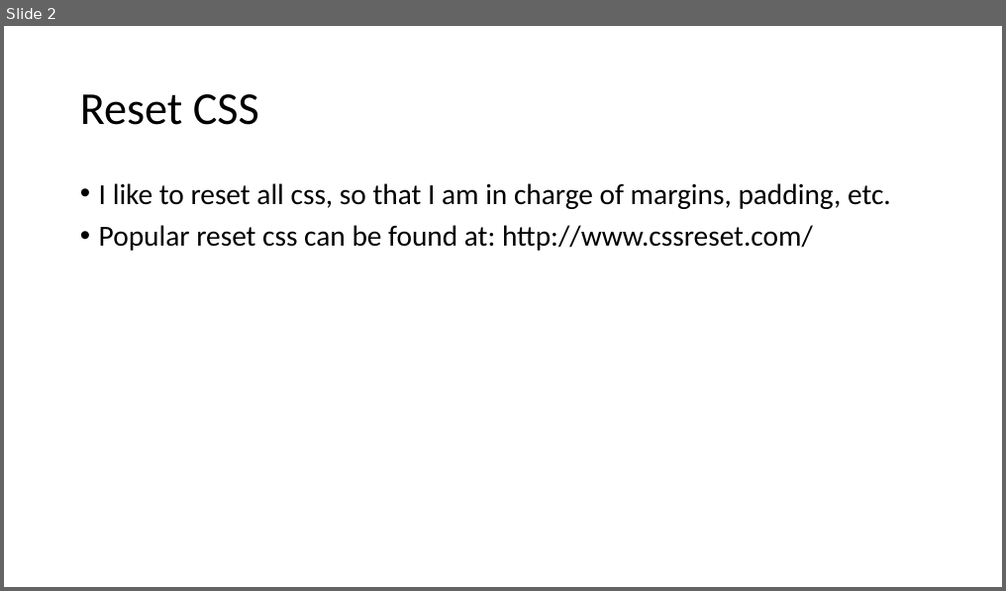
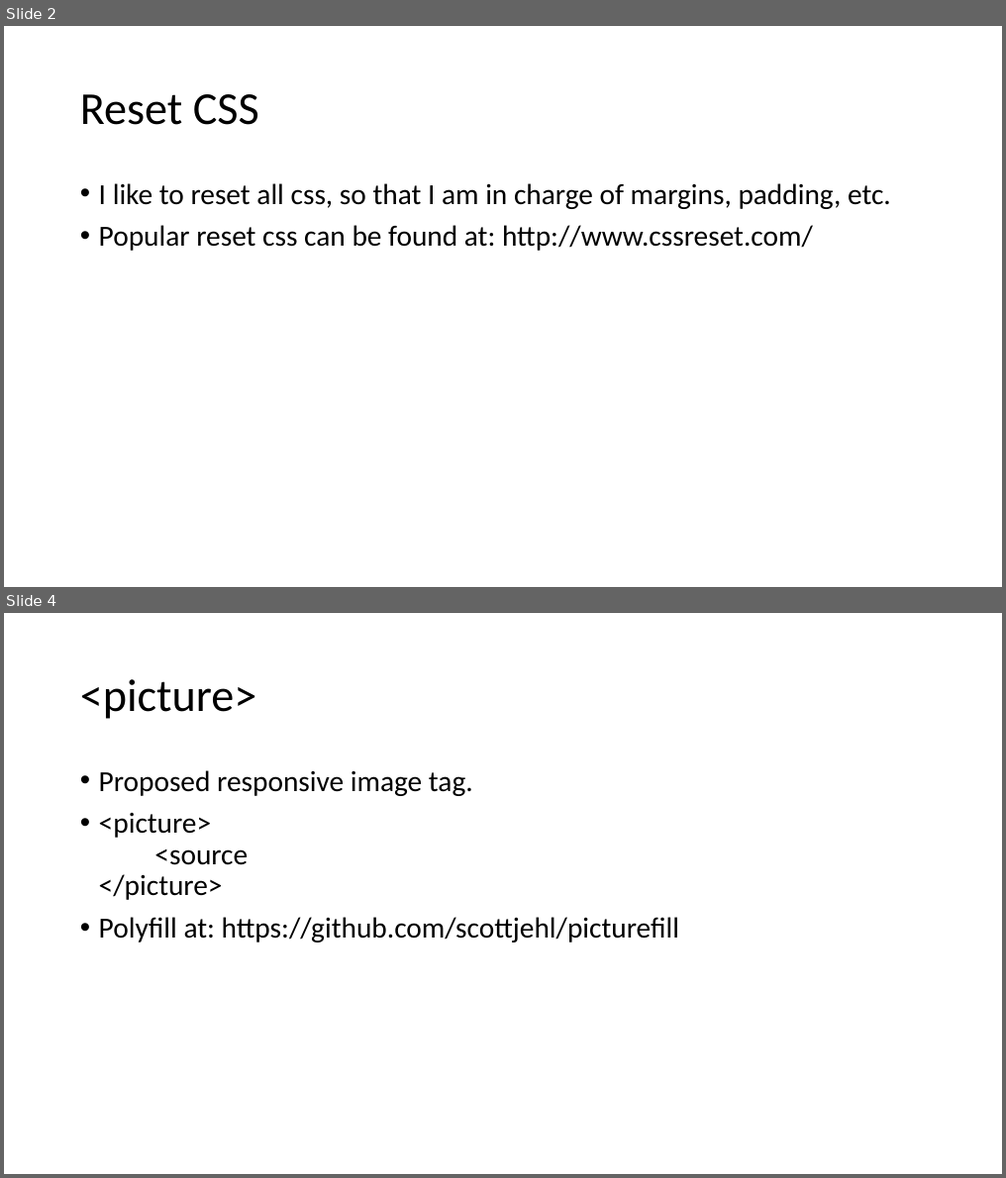
Before and after one commit to mlybrand/ResponsiveWebDesign, a slide deck: presentation/ResponsiveWebDesign.pptx. Shown one above the other, each under a label of ours: slide 2 before the commit, slides 2 and 4 after it; the slides between them are not shown. The pictures are 1006x591 and 1006x1178 pixels, drawn with LibreOffice and Linux fonts; fonts in the diff are those of the drawing. Boxes give left, top, right and bottom in pixels: in the first picture for what was removed or moved away, otherwise in the second. Text is boxed around its words. In the diff, an @@ line names an element or a change of style, - is before the commit and + after.

```diff
--- a/presentation/ResponsiveWebDesign.pptx
+++ b/presentation/ResponsiveWebDesign.pptx
@@ slide 4 added at [4, 613, 1002, 1174], background #FFFFFF @@
@@ title added at [80, 679, 256, 719], 44 pt, text #000000 @@
+<picture>
@@ text added at [99, 770, 679, 943], 28 pt, text #000000 @@
+• Proposed responsive image tag.
+• <picture>
+  <source
+  </picture>
+• Polyfill at: https://github.com/scottjehl/picturefill
```
Also in this commit, not shown: 1 other slide added, 1 other file.
